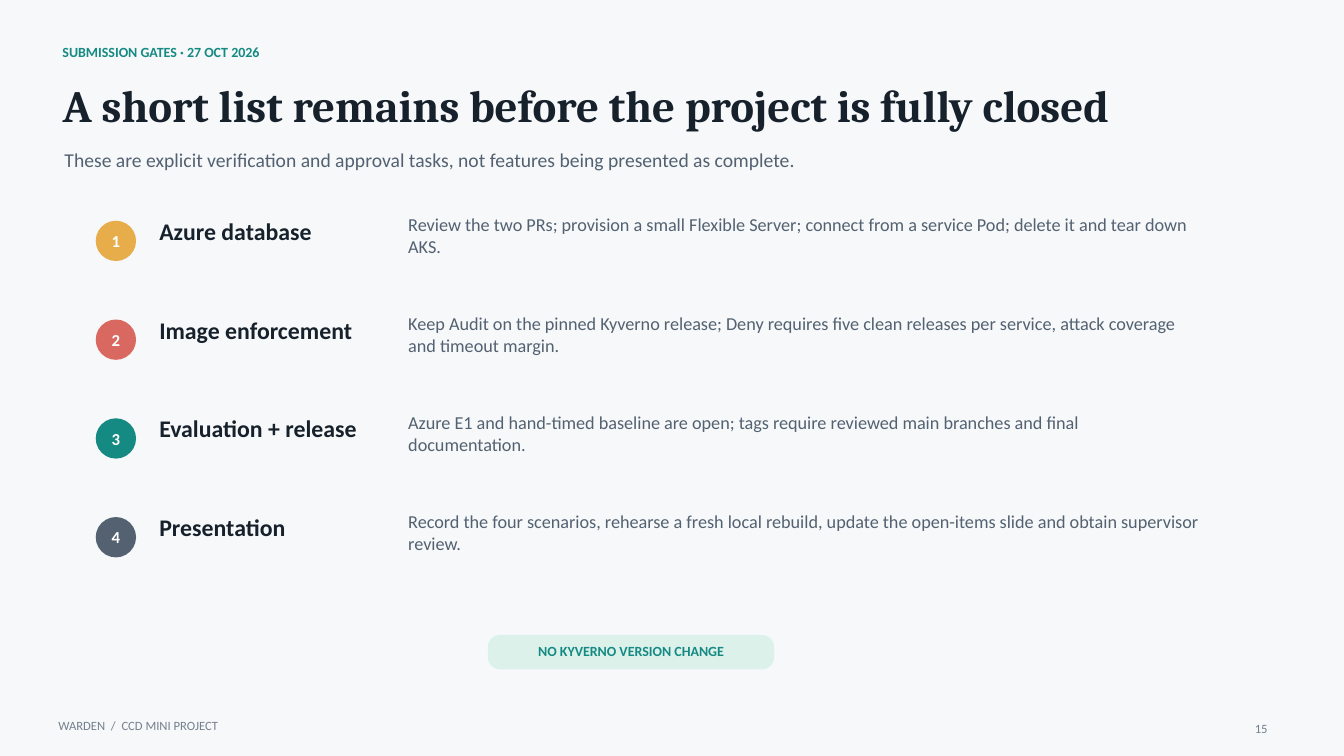
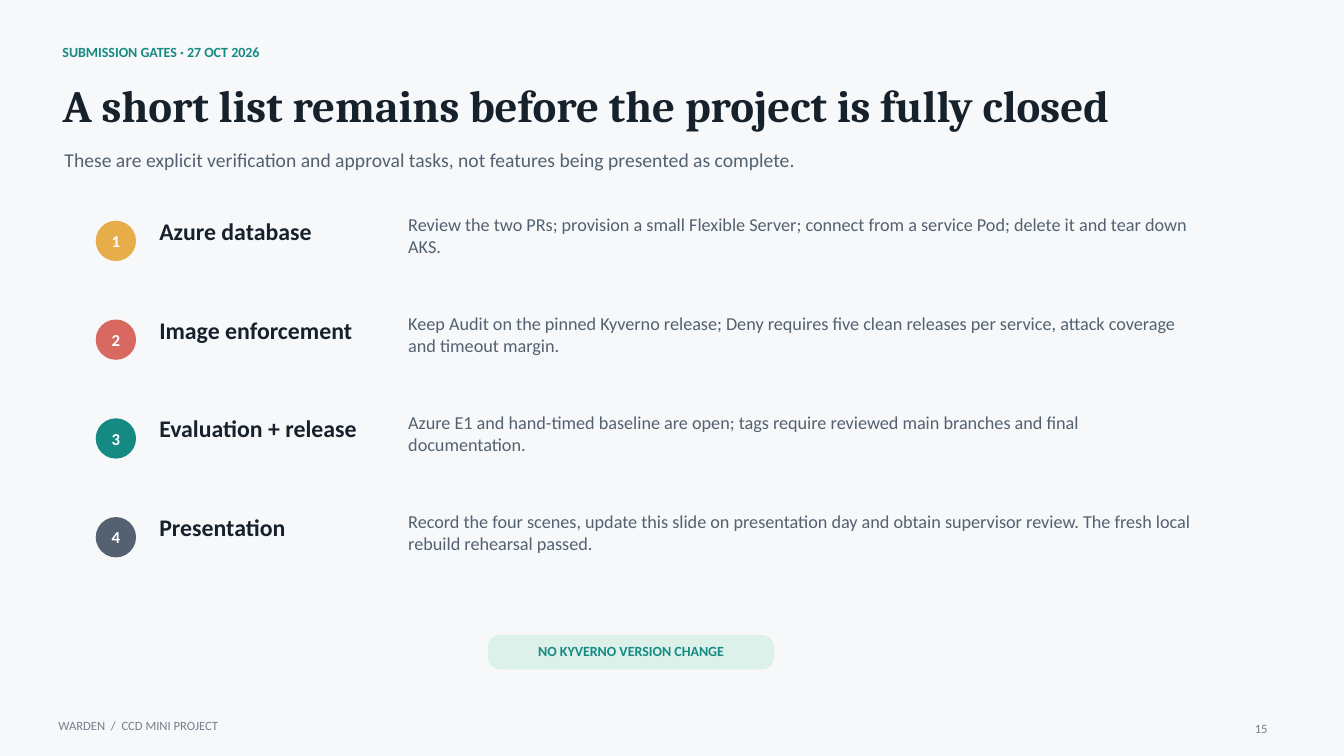
Before and after one commit to WARDEN-CCD/warden, a slide deck: slide 15 of docs/submission/Warden-CCD-Project-Presentation.pptx. Drawn at 1344x756 pixels with LibreOffice and Linux fonts; fonts in the diff are those of the drawing. Boxes give left, top, right and bottom in pixels: in the first picture for what was removed or moved away, otherwise in the second. Text is boxed around its words. In the diff, an @@ line names an element or a change of style, - is before the commit and + after.

Commit message:
docs: record fresh local rebuild results

```diff
--- a/docs/submission/Warden-CCD-Project-Presentation.pptx
+++ b/docs/submission/Warden-CCD-Project-Presentation.pptx
@@ text at (x1=408, y1=515, x2=1190, y2=553): text changed @@
-Record the four scenarios, rehearse a fresh local rebuild, update the open-items slide and obtain supervisor review.
+Record the four scenes, update this slide on presentation day and obtain supervisor review. The fresh local rebuild rehearsal passed.
```
Also in this commit, not shown: 1 other slide changed, 10 other files.
